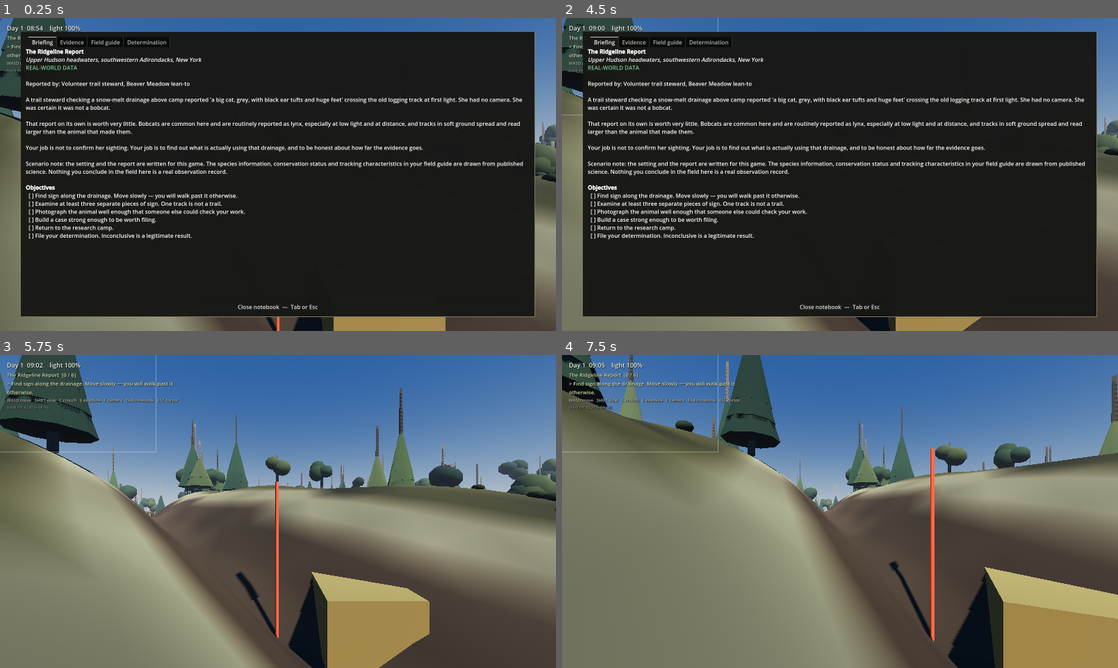
Above: before the commit, frames 1-4 (two rows, left to right).
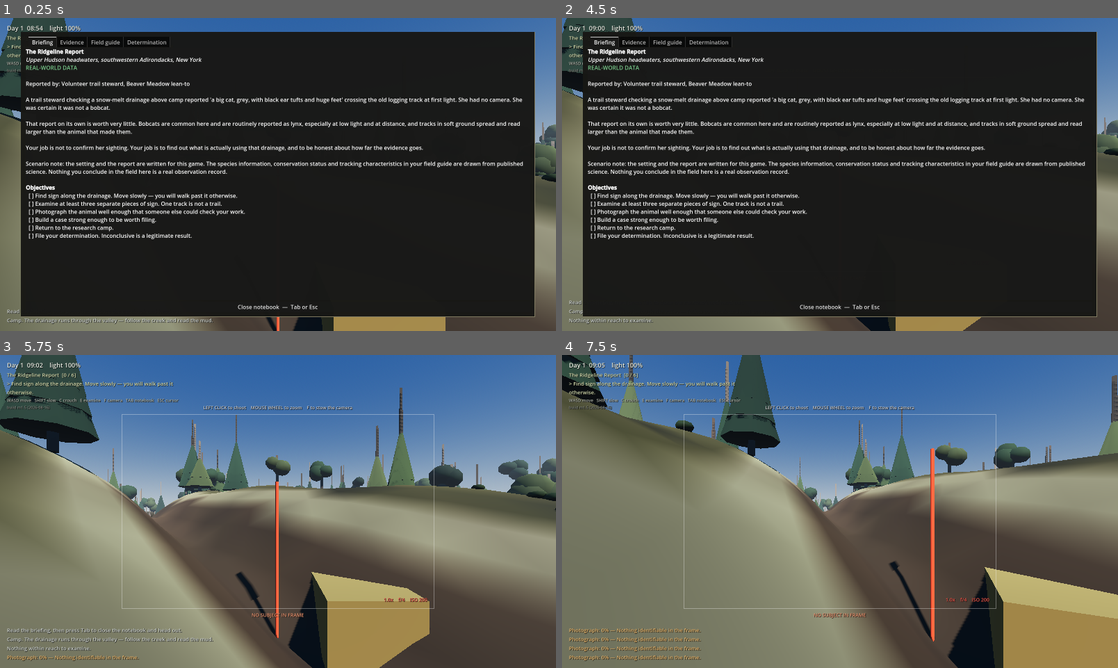
Above: after the commit, the same moments.

Repository: Compass2026/Hudsonwildlifegame
Game: Godot game, scene res://scenes/main.tscn
Two runs of this game, one before a commit and one after it. Both use one fixed random seed, a clock stepped at 60 frames per second and the inputs below.
Inputs (mouse positions are in pixels of both pictures, inside the frame that each line leads up to):
- Up to frame 1 (0.25 s): no input
- Up to frame 2 (4.5 s): move the mouse to (962, 158) at 0.52 s; press the mouse at (962, 158) at 0.53 s; hold D (move_right) 0.53-1.28 s; tap Enter at 1.25, 2.75, 4.25 s; move the mouse to (728, 190) at 1.27 s; release the mouse at (728, 190) at 1.28 s; hold S (move_back) 1.28-2.03 s; tap C (crouch) at 1.35 s; click (728, 190) at 1.55 s; tap Space at 2, 3.5 s; move the mouse to (895, 105) at 2.02 s; hold D (move_right) 2.03-2.78 s; hold E (interact) 2.03-2.78 s; click (895, 105) at 2.3 s; move the mouse to (812, 237) at 2.77 s; hold W (move_forward) 2.78-3.53 s; tap Shift (move_slow) at 2.85 s; click (812, 237) at 3.05 s; move the mouse to (1006, 221) at 3.52 s; press the mouse at (1006, 221) at 3.53 s; hold A (move_left) from 3.53 s (still down); move the mouse to (673, 127) at 4.27 s; release the mouse at (673, 127) at 4.28 s; tap F (toggle_camera) at 4.35 s
- Up to frame 3 (5.75 s): click (111, 464) at 4.55 s; tap Enter at 5 s; move the mouse to (305, 511) at 5.02 s; release A (move_left) at 5.03 s; hold S (move_back) from 5.03 s (still down); hold Tab (toggle_notebook) from 5.03 s (still down); click (305, 511) at 5.3 s
- Up to frame 4 (7.5 s): move the mouse to (817, 505) at 5.77 s; release S (move_back) at 5.78 s; release Tab (toggle_notebook) at 5.78 s; hold D (move_right) 5.78-6.53 s; tap Mouse wheel up (zoom_in) at 5.85 s; click (817, 505) at 6.05 s; move the mouse to (867, 511) at 6.52 s; hold Mouse wheel down (zoom_out) 6.53-7.28 s; hold W (move_forward) from 6.53 s (still down); click (867, 511) at 6.8 s; move the mouse to (812, 511) at 7.27 s; click (812, 511) at 7.35 s

The runs differ from the first frame. In frame 1, 0.3% of the frame differs, in the area x 0-39%, y 0-98%; in frame 2, 0.2%; in frame 3, 1.7%; in frame 4, 1.7%, in the area x 0-79%, y 0-98%.

Commit message:
Fix HUD anchoring, and make the camera teachable
The HUD Control sat at zero size under its CanvasLayer, so everything
anchored to the screen centre was laid out around the origin instead of
the middle of the window. The camera viewfinder's frame appeared as a
stray white box in the top-left corner, the crosshair was off-screen
entirely, and the transient field notes were drawn above the top edge —
which is also why sign discoveries never seemed to say anything.

set_anchors_preset() alone was not enough here; anchors and offsets are
now both set explicitly, and a smoke test asserts the HUD fills the
viewport and the viewfinder is on screen.

With the viewfinder visible, the camera is also now explainable:

- The frame carries its own instructions: LEFT CLICK to shoot, MOUSE
  WHEEL to zoom, F to stow.
- A live readout under the frame says whether anything is in shot, how
  far away it is, how much of the frame it fills, and whether cover is
  breaking it up — so the player can judge the shot before spending it.
  It deliberately does not name the species; that is what the photograph
  is for.
- The first time an animal is sighted, a note points at the camera.
- Exposure readout moved out from under the field notes.

Smoke test now drives the whole photograph path: raise the camera, put an
animal in front of it, fire the shutter, and check a photograph lands in
the notebook with a quality worth having. The animal is parked on open
ground first — chasing a live one made the test flap for reasons that had
nothing to do with the camera.

Co-Authored-By: Claude Opus 5 <noreply@anthropic.com>
Claude-Session: https://claude.ai/code/session_01GGcCR8ZWnZzE7LtHfZ6X9m

Diff:
--- a/core/build_info.gd
+++ b/core/build_info.gd
@@ -9,9 +9,9 @@
 ## Bump BUILD whenever you export. It is the one thing in the project that has
 ## to be updated by hand, and it is worth it.
 
-const BUILD := "m1.4"
+const BUILD := "m1.5"
 const BUILT := "2026-08-16"
-const NOTES := "notebook close fix, multimesh trees"
+const NOTES := "HUD anchoring fix, camera viewfinder readout"
 
 static func label() -> String:
 	return "build %s (%s)" % [BUILD, BUILT]
--- a/presentation/player/player_controller.gd
+++ b/presentation/player/player_controller.gd
@@ -23,6 +23,11 @@
 var camera_mode := false          ## looking through the field camera
 var zoom := 1.0
 
+## What the raised camera can currently see. Read by the viewfinder UI; empty
+## when there is nothing identifiable in frame.
+var camera_subject: Dictionary = {}
+
+var _subject_timer := 0.0
 var _ui_modal_open := false
 var _camera: Camera3D
 var _pitch := 0.0
@@ -56,6 +61,7 @@
 
 	Input.mouse_mode = Input.MOUSE_MODE_CAPTURED
 	EventBus.ui_modal_changed.connect(func(is_open): _ui_modal_open = is_open)
+	EventBus.animal_sighted.connect(_on_first_sighting)
 
 func _unhandled_input(event: InputEvent) -> void:
 	if event is InputEventMouseMotion and Input.mouse_mode == Input.MOUSE_MODE_CAPTURED:
@@ -125,6 +131,27 @@
 	_camera.fov = lerpf(_camera.fov, lerpf(FOV_WIDE, FOV_TELE, (zoom - 1.0) / 5.0), delta * 10.0)
 
 	InvestigationSystem.report_player_position(global_position)
+
+	# While the camera is up, keep a cheap read on what is actually in frame so
+	# the viewfinder can tell the player what the shot is worth BEFORE they take
+	# it. Throttled, because it casts rays.
+	if camera_mode:
+		_subject_timer -= delta
+		if _subject_timer <= 0.0:
+			_subject_timer = 0.2
+			camera_subject = _best_subject_in_frame()
+	elif not camera_subject.is_empty():
+		camera_subject = {}
+
+var _camera_prompted := false
+
+## A sighting is worth nothing undocumented, and the camera is no use if the
+## player never finds out it is there.
+func _on_first_sighting(_species_id: StringName, _uid: int) -> void:
+	if _camera_prompted:
+		return
+	_camera_prompted = true
+	EventBus.notice.emit("Press F to raise your camera, then left click to shoot.", "info")
 
 # --- Equipment ------------------------------------------------------------
 
--- a/presentation/ui/hud.gd
+++ b/presentation/ui/hud.gd
@@ -12,13 +12,18 @@
 var _crosshair: Label
 var _viewfinder: Control
 var _zoom_label: Label
+var _subject_label: Label
 var _player: PlayerController
 
 func setup(player: PlayerController) -> void:
 	_player = player
 
 func _ready() -> void:
-	set_anchors_preset(Control.PRESET_FULL_RECT)
+	# Anchors AND offsets, set explicitly. set_anchors_preset() alone left this
+	# Control at zero size under the CanvasLayer, so everything anchored to the
+	# screen centre — crosshair, viewfinder, field notes — was laid out around
+	# the origin and drawn in (or off) the top-left corner.
+	_fill(self)
 	mouse_filter = Control.MOUSE_FILTER_IGNORE
 
 	var top := VBoxContainer.new()
@@ -65,16 +70,38 @@
 	_refresh_objective()
 
 func _process(_delta: float) -> void:
-	if _player != null:
-		_viewfinder.visible = _player.camera_mode
-		_crosshair.visible = not _player.camera_mode
-		if _player.camera_mode:
-			_zoom_label.text = "%.1fx    f/4    ISO %d" % [
-				_player.zoom, int(lerpf(3200.0, 200.0, GameClock.light_level()))]
+	if _player == null:
+		return
+	_viewfinder.visible = _player.camera_mode
+	_crosshair.visible = not _player.camera_mode
+	if not _player.camera_mode:
+		return
+
+	_zoom_label.text = "%.1fx    f/4    ISO %d" % [
+		_player.zoom, int(lerpf(3200.0, 200.0, GameClock.light_level()))]
+
+	# Tell the player what the camera can see before they spend the shot. The
+	# species is deliberately NOT named — that is what the photograph is for.
+	var subject: Dictionary = _player.camera_subject
+	if subject.is_empty():
+		_subject_label.text = "NO SUBJECT IN FRAME"
+		_subject_label.add_theme_color_override("font_color", Color(0.95, 0.6, 0.45))
+		return
+	var fraction: float = subject.get("screen_fraction", 0.0)
+	var occlusion: float = subject.get("occlusion", 0.0)
+	var note := "animal in frame — %.0f m, fills %d%% of the frame" % [
+		subject.get("distance", 0.0), int(fraction * 100.0)]
+	if occlusion > 0.3:
+		note += ", partly behind cover"
+	if fraction < 0.05:
+		note += "  ·  too small to review — get closer or zoom"
+	_subject_label.text = note.to_upper()
+	_subject_label.add_theme_color_override("font_color",
+		Color(0.6, 0.9, 0.6) if fraction >= 0.05 and occlusion <= 0.3 else Color(0.95, 0.8, 0.45))
 
 func _build_viewfinder() -> void:
 	_viewfinder = Control.new()
-	_viewfinder.set_anchors_preset(Control.PRESET_FULL_RECT)
+	_fill(_viewfinder)
 	_viewfinder.mouse_filter = Control.MOUSE_FILTER_IGNORE
 	_viewfinder.visible = false
 	add_child(_viewfinder)
@@ -89,13 +116,24 @@
 	frame.mouse_filter = Control.MOUSE_FILTER_IGNORE
 	_viewfinder.add_child(frame)
 
+	# Bottom-right of the frame: the bottom-left belongs to the field notes.
 	_zoom_label = _make_label("", 14, Color(0.95, 0.35, 0.3))
-	_centre(_zoom_label, Vector2(-430, 244), Vector2(-100, 268))
+	_zoom_label.horizontal_alignment = HORIZONTAL_ALIGNMENT_RIGHT
+	_centre(_zoom_label, Vector2(180, 244), Vector2(430, 268))
 	_viewfinder.add_child(_zoom_label)
 
-	var shoot_hint := _make_label("LMB shutter   wheel zoom   F stow camera", 12, Color(0.9, 0.9, 0.9, 0.7))
-	_centre(shoot_hint, Vector2(-430, -300), Vector2(0, -282))
+	var shoot_hint := _make_label(
+		"LEFT CLICK to shoot    MOUSE WHEEL to zoom    F to stow the camera",
+		13, Color(0.95, 0.95, 0.95, 0.85))
+	shoot_hint.horizontal_alignment = HORIZONTAL_ALIGNMENT_CENTER
+	_centre(shoot_hint, Vector2(-430, -308), Vector2(430, -288))
 	_viewfinder.add_child(shoot_hint)
+
+	# Live read on the shot, directly under the frame where the eye already is.
+	_subject_label = _make_label("", 14, Color(0.9, 0.9, 0.9))
+	_subject_label.horizontal_alignment = HORIZONTAL_ALIGNMENT_CENTER
+	_centre(_subject_label, Vector2(-430, 288), Vector2(430, 308))
+	_viewfinder.add_child(_subject_label)
 
 func _refresh_clock() -> void:
 	_clock_label.text = "%s    light %d%%" % [
@@ -127,6 +165,18 @@
 	tween.tween_property(label, "modulate:a", 0.0, 1.2)
 	tween.tween_callback(label.queue_free)
 
+## Fill the parent rect. Explicit, because the preset helpers are easy to get
+## subtly wrong and the failure mode is silent.
+func _fill(c: Control) -> void:
+	c.anchor_left = 0.0
+	c.anchor_top = 0.0
+	c.anchor_right = 1.0
+	c.anchor_bottom = 1.0
+	c.offset_left = 0.0
+	c.offset_top = 0.0
+	c.offset_right = 0.0
+	c.offset_bottom = 0.0
+
 ## Anchor a control to the screen centre with explicit offsets, so it stays put
 ## at any resolution.
 func _centre(c: Control, top_left: Vector2, bottom_right: Vector2) -> void:
--- a/tests/smoke_test.gd
+++ b/tests/smoke_test.gd
@@ -46,6 +46,57 @@
 	_check("sign carries an age gradient, so travel direction is readable", aged > 10)
 
 	_check("the investigation started", InvestigationSystem.active != null)
+
+	# --- HUD occupies the screen --------------------------------------------
+	# Regression: the HUD Control sat at zero size under its CanvasLayer, so
+	# everything anchored to the screen centre was laid out around the origin.
+	# The crosshair went off-screen, the field notes drew above the top edge,
+	# and the camera viewfinder appeared as a stray white box in the corner.
+	var viewport_size := get_viewport().get_visible_rect().size
+	var hud: HUD = main.ui.hud
+	_check("the HUD fills the viewport (%s vs %s)" % [hud.size, viewport_size],
+		hud.size.x >= viewport_size.x - 1.0 and hud.size.y >= viewport_size.y - 1.0)
+
+	main.player.camera_mode = true
+	await get_tree().process_frame
+	await get_tree().process_frame
+	_check("raising the camera hides the crosshair", not hud._crosshair.visible)
+	_check("the viewfinder is on screen, not in the corner",
+		hud._viewfinder.size.x >= viewport_size.x - 1.0)
+	# --- The camera actually photographs an animal --------------------------
+	# The player has to be able to complete the loop, not just see a viewfinder.
+	var animals2 := get_tree().get_nodes_in_group(&"animal")
+	if not animals2.is_empty():
+		# Bring the animal to open ground in front of the player rather than
+		# chasing it across the map: a live animal keeps walking, and a tree or
+		# a rise between the two makes this test flap for reasons that have
+		# nothing to do with the camera.
+		var target: AnimalController = animals2[0]
+		target.set_physics_process(false)
+		var player: PlayerController = main.player
+		player.rotation.y = 0.0
+		var cam: Camera3D = player.get_node("EyeCamera")
+		cam.rotation.x = 0.0
+		var spot := player.global_position + Vector3(0.0, 0.0, -6.0)   # -Z is forward
+		target.global_position = Vector3(
+			spot.x, EnvironmentSystem.height_at(spot.x, spot.z) + 0.2, spot.z)
+		for i in 4:
+			await get_tree().process_frame
+		_check("the raised camera sees an animal in front of it",
+			not player._best_subject_in_frame().is_empty())
+
+		var before := FieldNotebook.entries.size()
+		main.player.take_photograph()
+		await get_tree().process_frame
+		var photos := FieldNotebook.entries_of_kind(EvidenceKind.Type.PHOTOGRAPH)
+		_check("the shutter files a photograph in the notebook",
+			FieldNotebook.entries.size() > before and not photos.is_empty())
+		if not photos.is_empty():
+			_check("a clear close shot is worth something (%d%%)"
+				% int(photos[0].effective_quality() * 100.0),
+				photos[0].effective_quality() > 0.0)
+
+	main.player.camera_mode = false
 
 	# --- GPU budget ---------------------------------------------------------
 	# Browsers give up where the desktop shrugs, and they do it silently: the
Not shown, changed: web/index.html
Not shown, changed: web/index.pck
